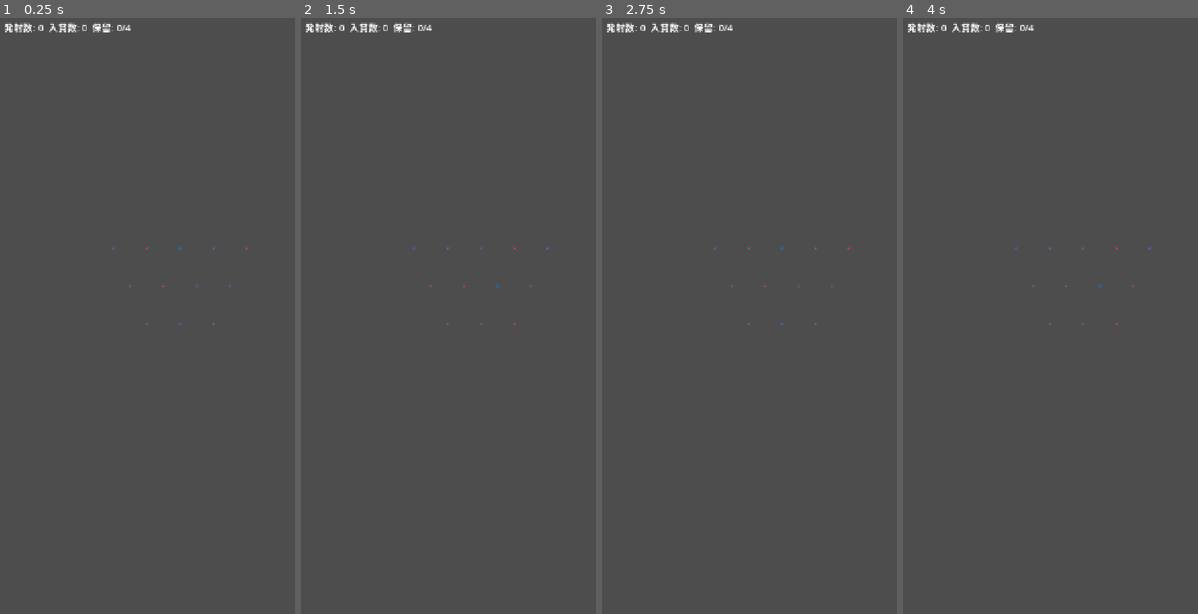
Above: before the commit, frames 1-4 (left to right).
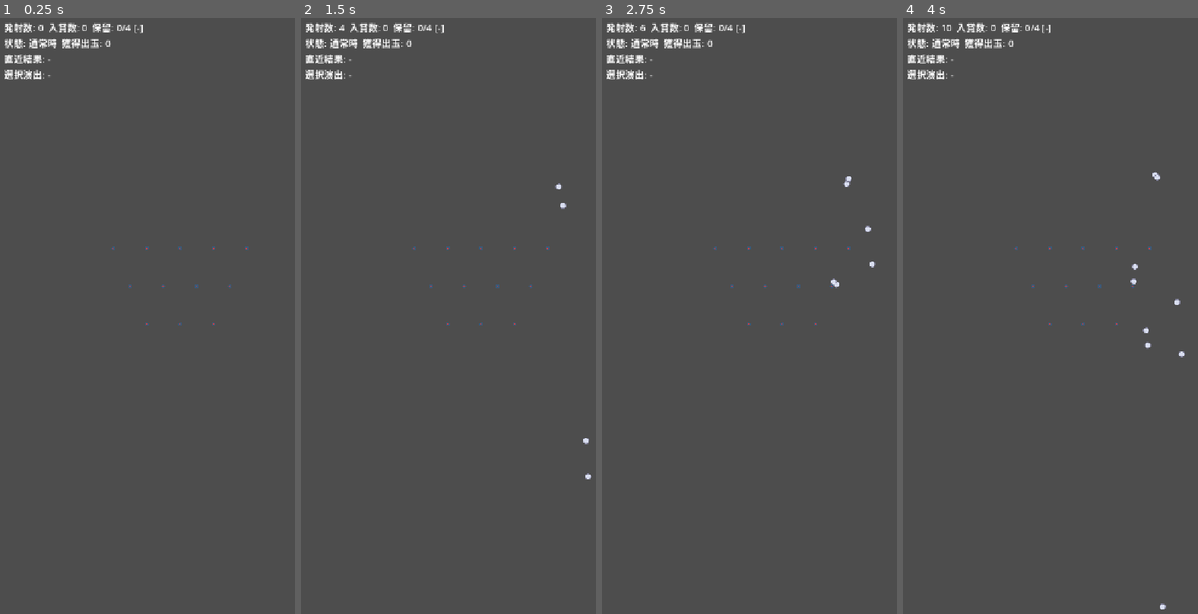
Above: after the commit, the same moments.

Repository: mtht90/crop
Game: Godot game, scene res://scenes/Main.tscn
Two runs of this game, one before a commit and one after it. Both use one fixed random seed, a clock stepped at 60 frames per second and the inputs below.
Inputs (mouse positions are in pixels of both pictures, inside the frame that each line leads up to):
- Up to frame 1 (0.25 s): no input
- Up to frame 2 (1.5 s): tap Enter at 0.5 s; move the mouse to (542, 286) at 0.52 s; hold Space (launch_ball) 0.53-1.28 s; click (542, 286) at 0.67 s; move the mouse to (398, 345) at 1.27 s; tap Space (launch_ball) at 1.35 s; click (398, 345) at 1.42 s
- Up to frame 3 (2.75 s): move the mouse to (802, 178) at 2.02 s; hold Space (launch_ball) from 2.03 s (still down); click (802, 178) at 2.17 s
- Up to frame 4 (4 s): move the mouse to (1050, 435) at 2.77 s; release Space (launch_ball) at 2.78 s; tap Space (launch_ball) at 2.85 s; click (1050, 435) at 2.92 s; move the mouse to (1171, 405) at 3.52 s; hold Space (launch_ball) from 3.53 s (still down); click (1171, 405) at 3.67 s

The runs differ from the first frame. In frame 1, 0.7% of the frame differs, in the area x 1-49%, y 1-11%; in frame 2, 0.8%; in frame 3, 0.8%; in frame 4, 1.2%, in the area x 1-96%, y 0-100%.
Error before the commit: Parse Error: Could not resolve external class member "Color". (res://resources/effects/hold_color_table.gd:7)

Commit message:
Fix: rename HoldColor's enum from Color to Tier
Godot has a built-in Color (RGBA) type, so "HoldColor.Color" as a
class-qualified enum reference collided with the engine's own Color type.
This surfaced in the editor as:
  Parser Error: Could not resolve external class member "Color"
at hold_color_table.gd:7, found by actually opening the project in Godot
4.7.2 for the first time. Renamed the enum to HoldColor.Tier everywhere
it's referenced (HoldColorRule, HoldColorTable, HoldColorSelector,
HoldSlot); the .tres data files were unaffected since enum values
serialize as plain ints.

Co-Authored-By: Claude Sonnet 5 <noreply@anthropic.com>
Claude-Session: https://claude.ai/code/session_01Xa9hTTjiaH3qvi6Z4PM8ws

Diff:
--- a/pachinko/resources/effects/hold_color_rule.gd
+++ b/pachinko/resources/effects/hold_color_rule.gd
@@ -6,6 +6,6 @@
 ## (Phase -1リサーチ: 演出テーブルは当落で完全に分離している)。
 ## 実質信頼度 = weight_win / (weight_win + weight_lose)。
 
-@export var color: HoldColor.Color = HoldColor.Color.WHITE
+@export var color: HoldColor.Tier = HoldColor.Tier.WHITE
 @export_range(0.0, 1000.0) var weight_win: float = 1.0
 @export_range(0.0, 1000.0) var weight_lose: float = 1.0
--- a/pachinko/resources/effects/hold_color_table.gd
+++ b/pachinko/resources/effects/hold_color_table.gd
@@ -4,12 +4,12 @@
 
 @export var rules: Array[HoldColorRule] = []
 
-func draw(is_jackpot: bool, rng: RandomNumberGenerator) -> HoldColor.Color:
+func draw(is_jackpot: bool, rng: RandomNumberGenerator) -> HoldColor.Tier:
 	var total: float = 0.0
 	for rule in rules:
 		total += rule.weight_win if is_jackpot else rule.weight_lose
 	if total <= 0.0 or rules.is_empty():
-		return HoldColor.Color.WHITE
+		return HoldColor.Tier.WHITE
 
 	var roll: float = rng.randf() * total
 	var cumulative: float = 0.0
@@ -20,7 +20,7 @@
 	return rules[rules.size() - 1].color
 
 ## デバッグ表示・検証用: この色が実際に出た場合の当たり確率(%)を返す。
-func reliability_percent(color: HoldColor.Color) -> float:
+func reliability_percent(color: HoldColor.Tier) -> float:
 	for rule in rules:
 		if rule.color == color:
 			var denom: float = rule.weight_win + rule.weight_lose
--- a/pachinko/scripts/effects/HoldColor.gd
+++ b/pachinko/scripts/effects/HoldColor.gd
@@ -2,7 +2,10 @@
 extends RefCounted
 
 ## 保留(先読み)の警告ランプ色階梯。docs/phase0-worldview.md の「保留色の意味づけ」に対応。
-enum Color {
+## 列挙型名は"Color"ではなく"Tier"にしている。GodotにはColor(RGBA)という組み込み型が
+## 既に存在するため、"HoldColor.Color"という参照はエンジン側のColor型と名前が衝突し、
+## パーサが解決できずに "Could not resolve external class member" エラーになる。
+enum Tier {
 	WHITE,
 	BLUE,
 	GREEN,
@@ -11,19 +14,19 @@
 	RAINBOW,
 }
 
-static func display_name(color: Color) -> String:
-	match color:
-		Color.WHITE:
+static func display_name(tier: Tier) -> String:
+	match tier:
+		Tier.WHITE:
 			return "白(通常監視)"
-		Color.BLUE:
+		Tier.BLUE:
 			return "青(索敵警戒)"
-		Color.GREEN:
+		Tier.GREEN:
 			return "緑(準備配置)"
-		Color.RED:
+		Tier.RED:
 			return "赤(戦闘配置警告)"
-		Color.GOLD:
+		Tier.GOLD:
 			return "金(全艦臨戦態勢)"
-		Color.RAINBOW:
+		Tier.RAINBOW:
 			return "虹(富岳、覚醒条件充足)"
 		_:
 			return "?"
--- a/pachinko/scripts/effects/HoldColorSelector.gd
+++ b/pachinko/scripts/effects/HoldColorSelector.gd
@@ -15,5 +15,5 @@
 	else:
 		rng.randomize()
 
-func pick(result: LotteryResult) -> HoldColor.Color:
+func pick(result: LotteryResult) -> HoldColor.Tier:
 	return table.draw(result.is_jackpot, rng)
--- a/pachinko/scripts/lottery/HoldSlot.gd
+++ b/pachinko/scripts/lottery/HoldSlot.gd
@@ -5,7 +5,7 @@
 
 var lottery_result: LotteryResult
 ## 先読み予告として表示する保留色。GameManagerがHoldColorSelectorで決定して設定する。
-var hold_color: HoldColor.Color = HoldColor.Color.WHITE
+var hold_color: HoldColor.Tier = HoldColor.Tier.WHITE
 
 func _init(p_lottery_result: LotteryResult) -> void:
 	lottery_result = p_lottery_result
Not shown, changed: pachinko/docs/phase4-effects.md
